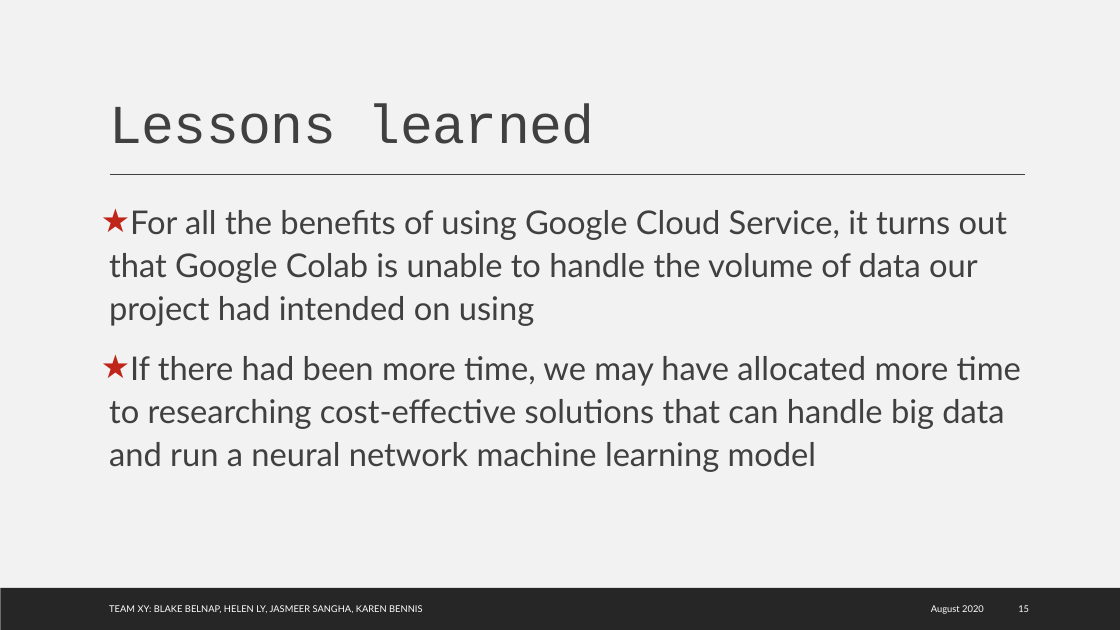
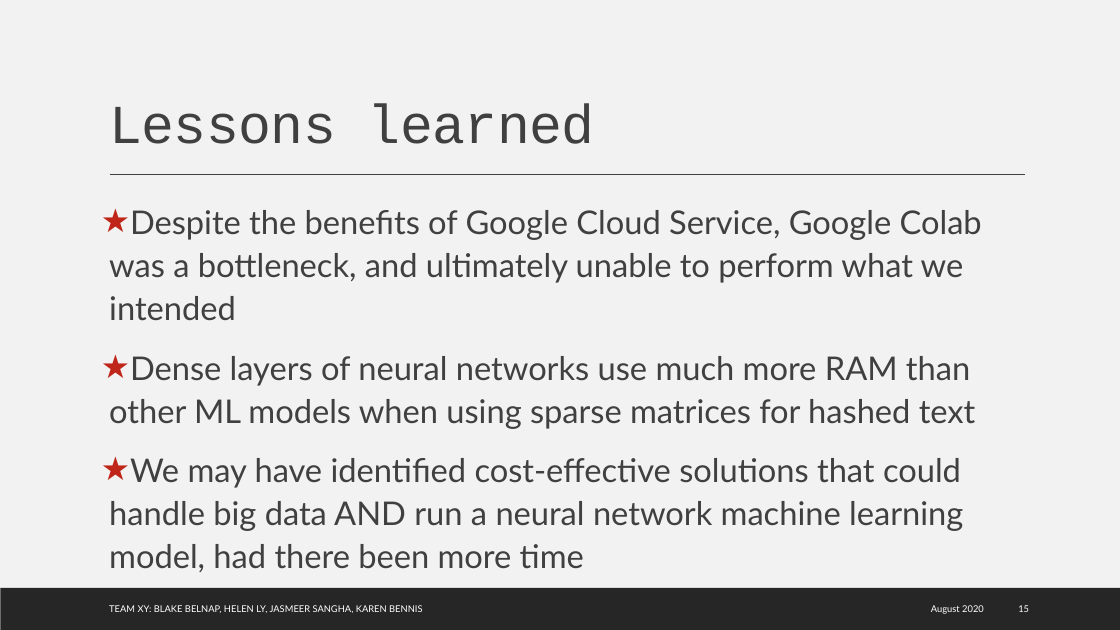
Before and after one commit to karenbennis/Xy, a slide deck: slide 15 of Team Xy Presentation.pptx. Drawn at 1120x630 pixels with LibreOffice and Linux fonts; fonts in the diff are those of the drawing; background and template pictures are left out. Boxes give left, top, right and bottom in pixels: in the first picture for what was removed or moved away, otherwise in the second. Text is boxed around its words. In the diff, an @@ line names an element or a change of style, - is before the commit and + after.

```diff
--- a/Team Xy Presentation.pptx
+++ b/Team Xy Presentation.pptx
@@ text at <box>109,210,982,531</box>: text changed @@
-★ For all the benefits of using Google Cloud Service, it turns out that Google Colab is unable to handle the volume of data our project had intended on using
-★ If there had been more time, we may have allocated more time to researching cost-effective solutions that can handle big data and run a neural network machine learning model
+★ Despite the benefits of Google Cloud Service, Google Colab was a bottleneck, and ultimately unable to perform what we intended
+★ Dense layers of neural networks use much more RAM than other ML models when using sparse matrices for hashed text
+★ We may have identified cost-effective solutions that could handle big data AND run a neural network machine learning model, had there been more time
```
Also in this commit, not shown: 6 other slides changed, 1 other file.
